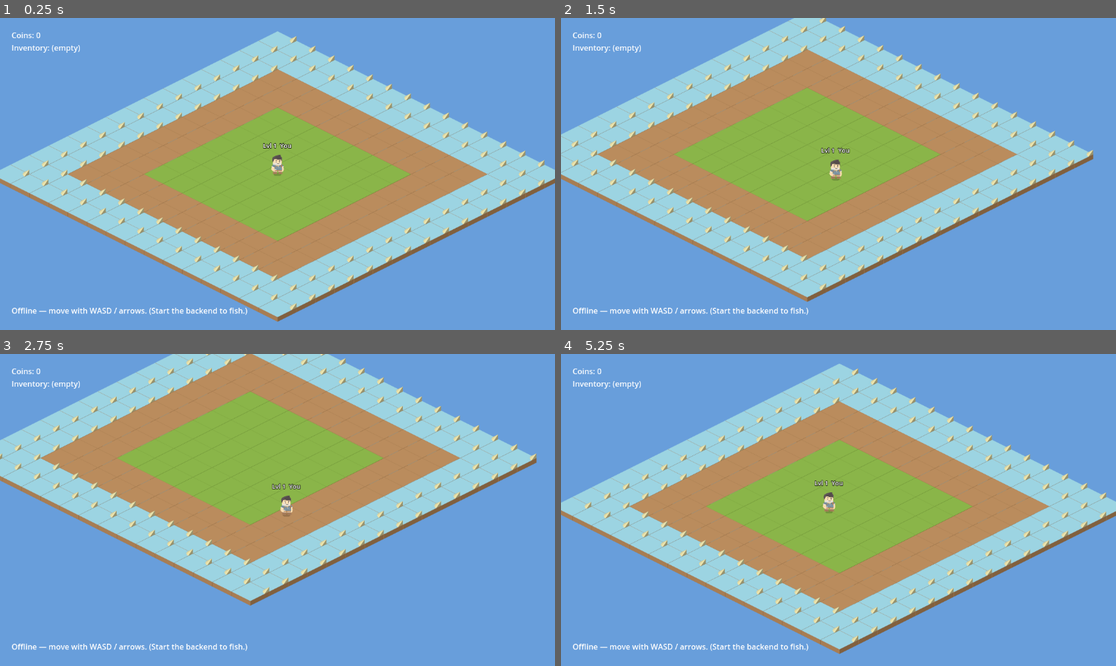
Above: before the commit, frames 1-4 (two rows, left to right).
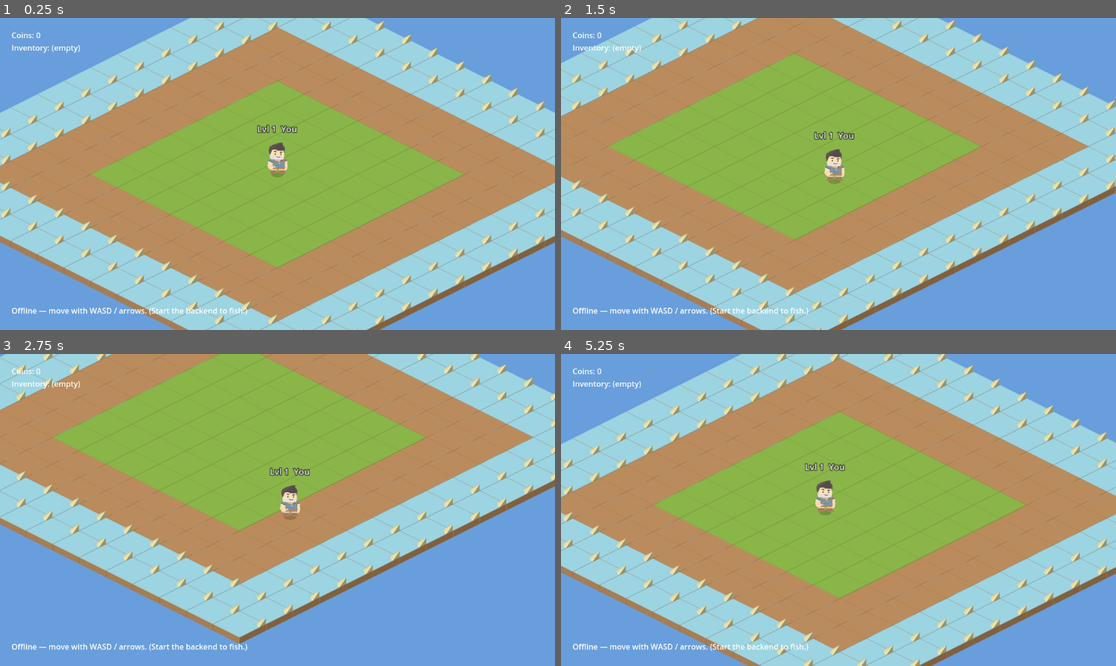
Above: after the commit, the same moments.

Repository: ClaudeDevs/SkyNomads
Game: Godot game, scene res://scenes/world.tscn
Two runs of this game, one before a commit and one after it. Both use one fixed random seed, a clock stepped at 60 frames per second and the inputs below.
Inputs:
- Up to frame 1 (0.25 s): no input
- Up to frame 2 (1.5 s): tap Enter at 0.5 s; hold D (move_right) 0.53-1.28 s; tap E (interact) at 0.6, 1.35 s; hold S (move_down) from 1.28 s (still down)
- Up to frame 3 (2.75 s): release S (move_down) at 2.03 s; hold D (move_right) from 2.03 s (still down); tap E (interact) at 2.1 s
- Up to frame 4 (5.25 s): release D (move_right) at 2.78 s; hold W (move_up) 2.78-3.53 s; tap E (interact) every 0.75 s from 2.85 to 5.1 s; hold A (move_left) 3.53-5.03 s; hold S (move_down) from 5.03 s (still down)

The runs differ from the first frame. In frame 1, 65% of the frame differs, in the area x 0-100%, y 0-100%; in frame 2, 62%; in frame 3, 48%; in frame 4, 66%.

Commit message:
Update player.gd

Diff:
--- a/client/scripts/entities/player.gd
+++ b/client/scripts/entities/player.gd
@@ -4,18 +4,19 @@
 ## Client-side movement + character rendering for the isometric (2:1) map.
 ##
 ## Character art: if `client/assets/sprites/character.png` exists it is drawn
-## (bottom-centred on the body); otherwise a simple code-drawn character is used
-## so the build never depends on the asset. A name/level tag floats above either.
+## (bottom-centred on the body); otherwise a simple code-drawn character is used.
+## A name/level tag floats above either. Camera zooms in for a game-like framing.
 ##
 ## NOTE (server authority): movement here is PREDICTION only; the authoritative
-## result comes from the Nakama movement validator via the shared OP_MOVE_*
-## contract. `speed` is sourced from the shared MAX_MOVE_SPEED.
+## result comes from the Nakama movement validator (shared OP_MOVE_*). `speed`
+## is sourced from the shared MAX_MOVE_SPEED.
 
 @export var speed: float = NetContract.MAX_MOVE_SPEED
 @export var player_name: String = "You"
 @export var level: int = 1
 @export var character_texture_path: String = "res://assets/sprites/character.png"
-@export var character_height: float = 48.0  # on-screen height in px
+@export var character_height: float = 56.0  # on-screen height in px
+@export var camera_zoom: float = 1.4
 
 const ISO_RATIO: float = 0.5  # tile_height / tile_width = 16 / 32
 
@@ -28,6 +29,10 @@
 	var body := get_node_or_null("Body")
 	if body != null:
 		body.visible = false
+
+	var cam := get_node_or_null("Camera2D")
+	if cam != null:
+		cam.zoom = Vector2(camera_zoom, camera_zoom)
 
 	var gather := get_node_or_null("GatheringComponent")
 	if gather != null:
@@ -77,7 +82,7 @@
 # --- Rendering (local space; feet at the node origin) ---
 
 func _draw() -> void:
-	draw_colored_polygon(_ellipse(Vector2(0, 1), 8.0, 3.5), Color(0, 0, 0, 0.18))
+	draw_colored_polygon(_ellipse(Vector2(0, 1), 9.0, 4.0), Color(0, 0, 0, 0.18))
 	if _char_tex != null:
 		_draw_sprite()
 	else:
@@ -91,7 +96,6 @@
 		return
 	var scale_factor := character_height / tex_size.y
 	var w := tex_size.x * scale_factor
-	# Bottom-centre the sprite on the origin.
 	draw_texture_rect(_char_tex, Rect2(-w / 2.0, -character_height, w, character_height), false)
 
 
